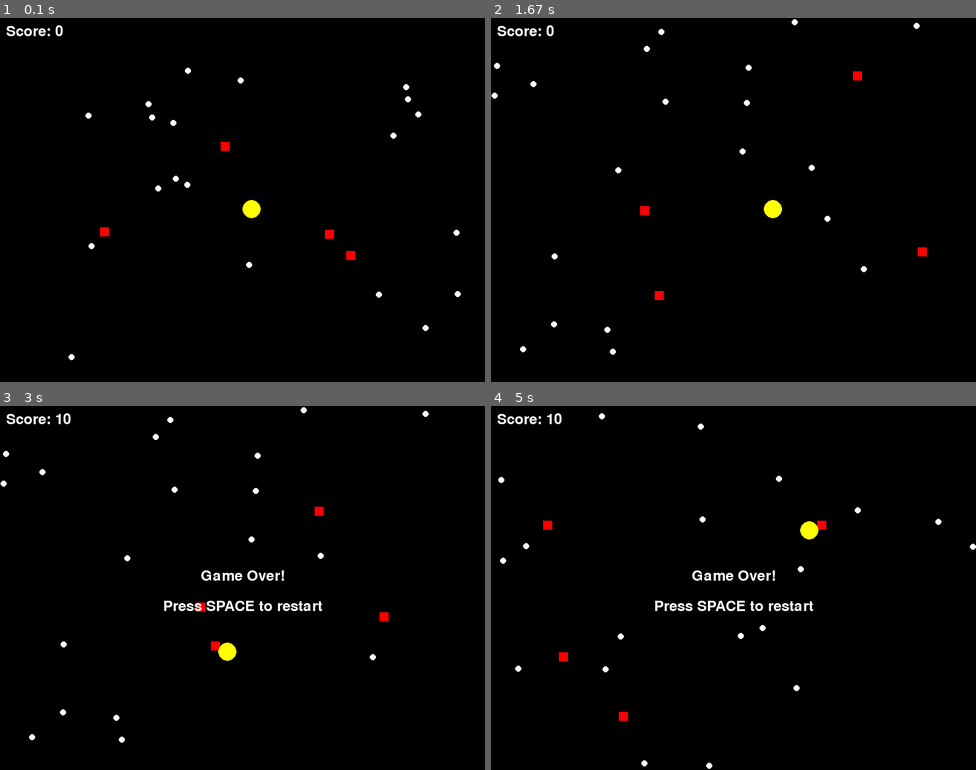
Above: before the commit, frames 1-4 (two rows, left to right).
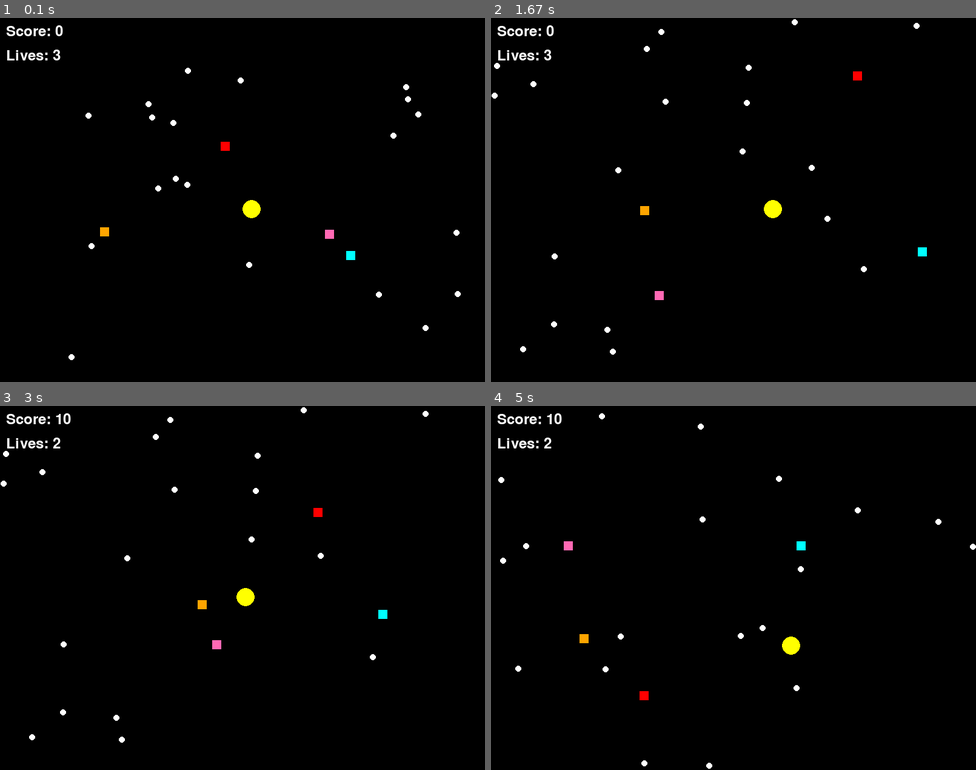
Above: after the commit, the same moments.

Repository: Lanthanum89/PythonTidbits
Game: pygame game, started from PyGame/pacMan.py
Same seed, same stepped clock (60 frames per second), same inputs: the game is played once before the commit and once after it.
Inputs:
- Up to frame 1 (0.1 s): no input
- Up to frame 2 (1.67 s): hold Right 0.33-0.8 s; hold Up 0.83-1.13 s; tap Space at 1.17 s; hold Right from 1.5 s (still down)
- Up to frame 3 (3 s): release Right at 1.97 s; hold Left 2-2.53 s; hold Down 2.57-2.87 s; hold Left from 2.9 s (still down)
- Up to frame 4 (5 s): release Left at 3.3 s; tap Space at 3.33 s; hold Up 3.67-4.03 s; hold Right 4.07-4.7 s; hold Down from 4.73 s (still down)

The runs differ from the first frame. In frame 1, 0.3% of the frame differs, in the area x 1-74%, y 8-67%; in frame 2, 0.3%; in frame 3, 1.3%; in frame 4, 1.5%, in the area x 1-70%, y 8-87%.

Commit message:
added lives and different colours of ghosts

Diff:
--- a/PyGame/pacMan.py
+++ b/PyGame/pacMan.py
@@ -12,6 +12,7 @@
 GHOST_SIZE = 15
 PLAYER_SPEED = 5
 GHOST_SPEED = 1
+STARTING_LIVES = 3  # Number of lives
 
 # Colors
 BLACK = (0, 0, 0)
@@ -19,6 +20,11 @@
 WHITE = (255, 255, 255)
 RED = (255, 0, 0)
 BLUE = (0, 0, 255)
+PINK = (255, 105, 180)
+ORANGE = (255, 165, 0)
+CYAN = (0, 255, 255)
+
+GHOST_COLORS = [RED, PINK, ORANGE, CYAN]
 
 # Set up the display
 screen = pygame.display.set_mode((SCREEN_WIDTH, SCREEN_HEIGHT))
@@ -26,15 +32,16 @@
 clock = pygame.time.Clock()
 
 def reset_game():
-    global player, player_direction, ghosts, dots, score, game_over
+    global player, player_direction, ghosts, dots, score, game_over, lives
     player = pygame.Rect(SCREEN_WIDTH // 2, SCREEN_HEIGHT // 2, PLAYER_SIZE, PLAYER_SIZE)
     player_direction = 0
     ghosts = []
-    for _ in range(4):
+    for i in range(4):
         x = random.randint(0, SCREEN_WIDTH - GHOST_SIZE)
         y = random.randint(0, SCREEN_HEIGHT - GHOST_SIZE)
         ghost = pygame.Rect(x, y, GHOST_SIZE, GHOST_SIZE)
-        ghosts.append({"rect": ghost, "dx": GHOST_SPEED, "dy": GHOST_SPEED})
+        color = GHOST_COLORS[i % len(GHOST_COLORS)]
+        ghosts.append({"rect": ghost, "dx": GHOST_SPEED, "dy": GHOST_SPEED, "color": color})
     dots = []
     for _ in range(20):
         x = random.randint(0, SCREEN_WIDTH - DOT_SIZE)
@@ -43,6 +50,12 @@
         dots.append(dot)
     score = 0
     game_over = False
+    lives = STARTING_LIVES
+
+def reset_player_position():
+    global player, player_direction
+    player = pygame.Rect(SCREEN_WIDTH // 2, SCREEN_HEIGHT // 2, PLAYER_SIZE, PLAYER_SIZE)
+    player_direction = 0
 
 # Game variables
 reset_game()
@@ -94,7 +107,11 @@
 
             # Check ghost collision
             if player.colliderect(ghost["rect"]):
-                game_over = True
+                lives -= 1
+                if lives > 0:
+                    reset_player_position()
+                else:
+                    game_over = True
 
         # Dot collection
         for dot in dots[:]:  # Use slice copy to safely remove while iterating
@@ -113,9 +130,9 @@
     for dot in dots:
         pygame.draw.circle(screen, WHITE, (dot.centerx, dot.centery), DOT_SIZE // 2)
 
-    # Draw ghosts
+    # Draw ghosts (each with its own color)
     for ghost in ghosts:
-        pygame.draw.rect(screen, RED, ghost["rect"])
+        pygame.draw.rect(screen, ghost["color"], ghost["rect"])
 
     # Draw player (Pac-Man)
     pygame.draw.circle(screen, YELLOW, player.center, PLAYER_SIZE // 2)
@@ -125,9 +142,16 @@
     score_text = font.render(f'Score: {score}', True, WHITE)
     screen.blit(score_text, (10, 10))
 
+    # Draw lives
+    lives_text = font.render(f'Lives: {lives}', True, WHITE)
+    screen.blit(lives_text, (10, 50))
+
     # Game over text and restart option
     if game_over:
-        game_over_text = font.render('You Win!' if not dots else 'Game Over!', True, WHITE)
+        if not dots:
+            game_over_text = font.render('You Win!', True, WHITE)
+        else:
+            game_over_text = font.render('Game Over!', True, WHITE)
         text_rect = game_over_text.get_rect(center=(SCREEN_WIDTH // 2, SCREEN_HEIGHT // 2 - 20))
         screen.blit(game_over_text, text_rect)
         restart_text = font.render('Press SPACE to restart', True, WHITE)
